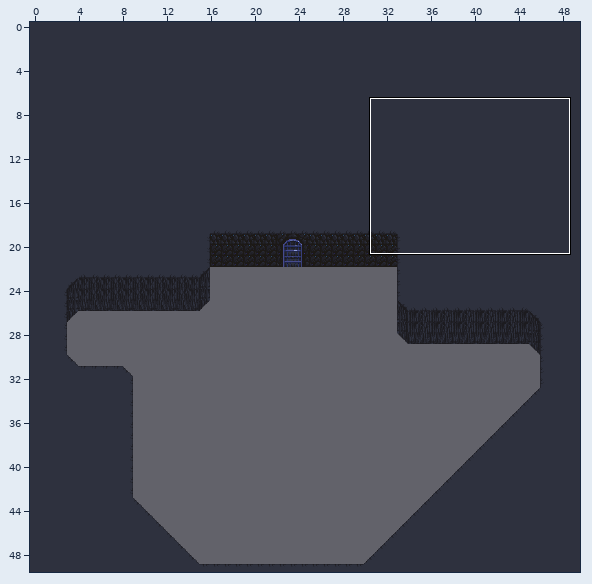
One commit to this Tiled map: public/maps/room3.tmx. Above, an overview of the earlier version with the close-up marked.
Close-up. Earlier state:
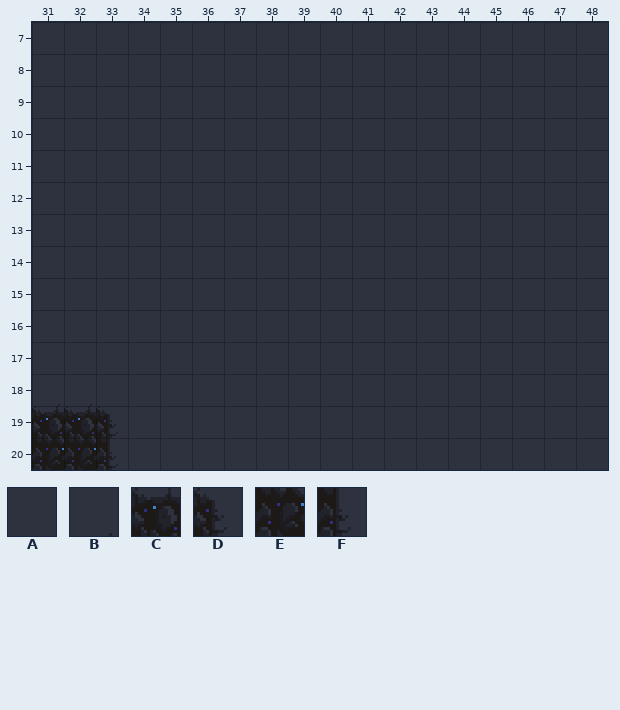
Cells are 16x16 px. Shown: x 31..48, y 7..20. The commit also changed other parts of the map, which this record leaves out.
Key: from "room3_walls": A 0, B 916, C 967, D 983, E 1017, F 1033.
_ is an empty cell.
Layer "Tile Layer Background" before, first column x 31:
 7 AAAAAAAAAAAAAAAAAA
 8 AAAAAAAAAAAAAAAAAA
 9 AAAAAAAAAAAAAAAAAA
10 AAAAAAAAAAAAAAAAAA
11 AAAAAAAAAAAAAAAAAA
12 AAAAAAAAAAAAAAAAAA
13 AAAAAAAAAAAAAAAAAA
14 AAAAAAAAAAAAAAAAAA
15 AAAAAAAAAAAAAAAAAA
16 AAAAAAAAAAAAAAAAAA
17 AAAAAAAAAAAAAAAAAA
18 BBAAAAAAAAAAAAAAAA
19 CCDAAAAAAAAAAAAAAA
20 EEFAAAAAAAAAAAAAAA
After the commit:
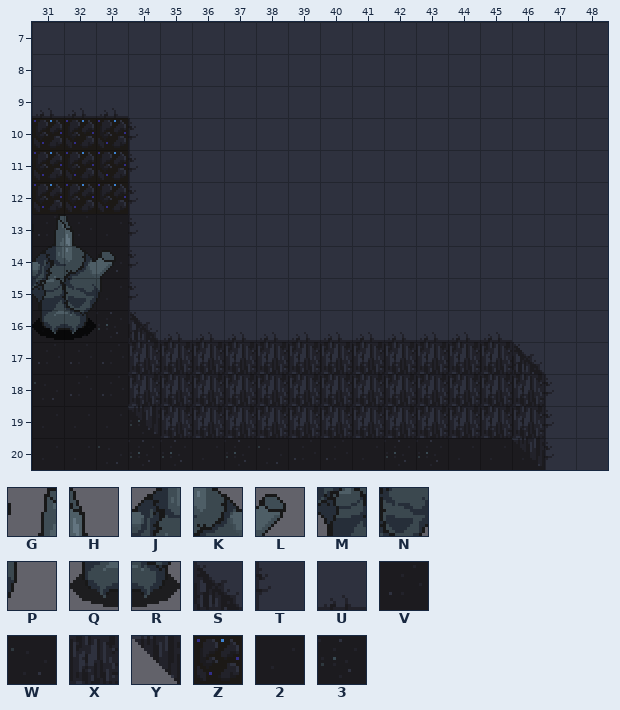
Further tiles: from "Objects_atlas": G 95, H 96, J 112, K 113, L 114, M 129, N 130, P 131, Q 146, R 147; from "tileset": S 1, T 2, U 2 turned 270, V 6, W 7, X 9, Y 10, Z 11, 2 14, 3 15.
Tiles of an added or newly shown layer are drawn over the layers below it.
Difference:
Changed rows in their new state; . is an unchanged cell.
Layer "Floor" (added):
first column x 31:
13 VV2.............
14 V3W.............
15 3W2.............
16 2W3.............
17 VVV.............
18 WVV.............
19 2223............
20 22W3323WVV233222
Layer "Tile Layer Background":
first column x 31:
 9 UUU..............
10 ZZZT.............
11 ZZZT.............
12 ZZZT.............
13 GH_T.............
14 JKLT.............
15 MNPT.............
16 QR_SUUUUUUUUUUU..
17 ___XXXXXXXXXXXXS.
18 ___XXXXXXXXXXXXXT
19 ___YXXXXXXXXXXXXT
20 _______________YT
Pixel boxes of the changes (left, top, right, bottom) in both close-ups:
changed: (32, 108, 554, 470)
